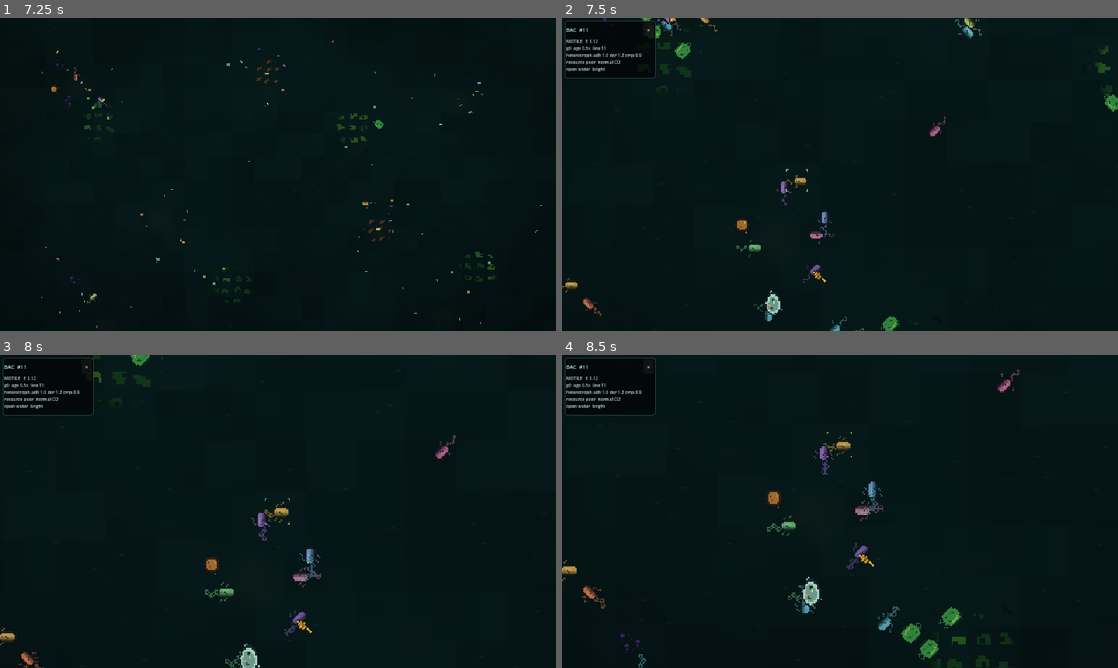
Above: before the commit, frames 1-4 (two rows, left to right).
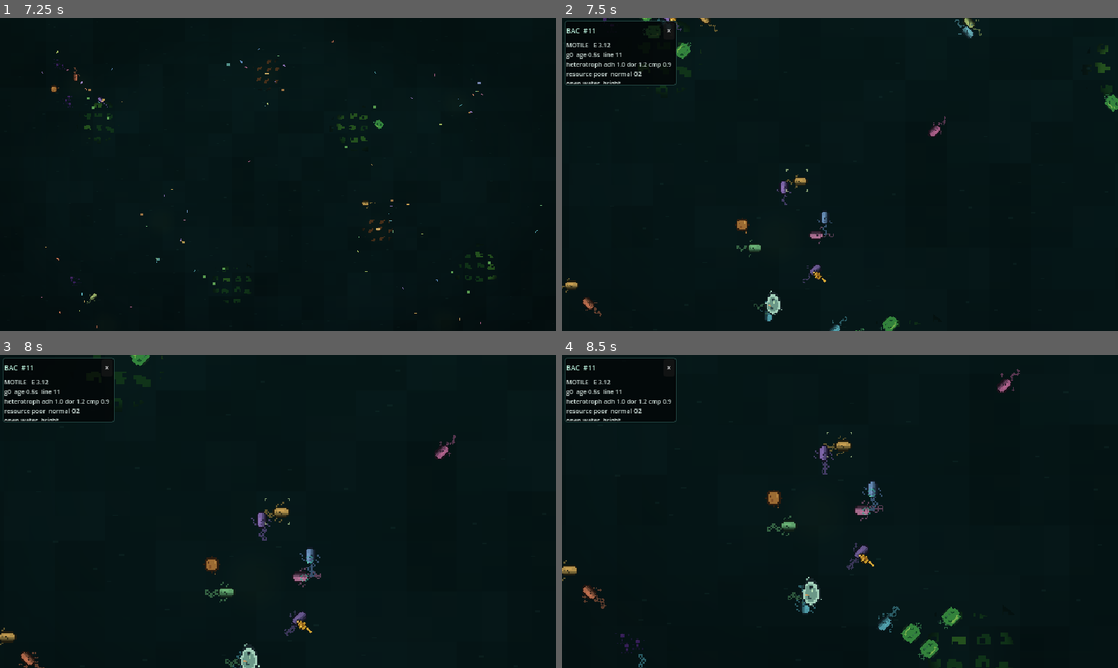
Above: after the commit, the same moments.

Repository: Rzbck/MicroC0re
Game: Godot game, scene res://src/app/main.tscn
Same seed, same stepped clock (60 frames per second), same inputs: the game is played once before the commit and once after it.
Inputs (mouse positions are in pixels of both pictures, inside the frame that each line leads up to):
- Up to frame 1 (7.25 s): tap Enter at 0.5, 5.75 s; move the mouse to (400, 158) at 0.52 s; hold D 0.53-1.25 s; tap F at 0.6 s; click (400, 158) at 0.67 s; tap Space at 0.77, 1.25, 3.77, 6.5, 6.77 s; drag from (166, 190) to (250, 237) at 1.27 s; move the mouse to (333, 105) at 2.02 s; hold D 2.03-2.75 s; tap N at 2.1 s; drag from (250, 237) to (111, 127) at 2.77 s; move the mouse to (444, 221) at 3.52 s; hold A 3.53-4.25 s; tap 2 at 3.6 s; drag from (111, 127) to (194, 96) at 4.27 s; move the mouse to (305, 174) at 5.02 s; hold S 5.03-5.75 s; tap 4 at 5.1 s; click (305, 174) at 5.17 s; drag from (194, 96) to (166, 190) at 5.77 s; move the mouse to (400, 158) at 6.52 s; hold W from 6.53 s (still down); tap R at 6.6 s
- Up to frame 2 (7.5 s): release W at 7.25 s; drag from (728, 190) to (812, 237) at 7.27 s
- Up to frame 3 (8 s): no input
- Up to frame 4 (8.5 s): move the mouse to (895, 442) at 8.02 s; hold S from 8.03 s (still down); tap 1 at 8.1 s

Frame 1 is identical in both runs. In frame 2, 1.1% of the frame differs, in the area x 0-21%, y 0-22%; in frame 3, 0.9%; in frame 4, 0.9%.

Commit message:
Fix inspector legibility and hypha silhouette

Diff:
--- a/src/app/microscope_ui.gd
+++ b/src/app/microscope_ui.gd
@@ -135,8 +135,8 @@
 	inspector_panel.anchor_bottom = 0.0
 	inspector_panel.offset_left = 3.0
 	inspector_panel.offset_top = 3.0
-	inspector_panel.offset_right = 108.0
-	inspector_panel.offset_bottom = 70.0
+	inspector_panel.offset_right = 132.0
+	inspector_panel.offset_bottom = 78.0
 	inspector_panel.mouse_filter = Control.MOUSE_FILTER_STOP
 	inspector_panel.add_theme_stylebox_override("panel", _panel_style(0.76))
 	inspector_panel.visible = false
@@ -154,15 +154,15 @@
 	inspector_title.text = "ORGANISM"
 	inspector_title.size_flags_horizontal = Control.SIZE_EXPAND_FILL
 	inspector_title.clip_text = true
-	inspector_title.add_theme_font_size_override("font_size", 6)
+	inspector_title.add_theme_font_size_override("font_size", 8)
 	inspector_title.add_theme_color_override("font_color", Color(0.75, 0.96, 0.88))
 	header.add_child(inspector_title)
 
 	var close := Button.new()
 	close.text = "×"
-	close.custom_minimum_size = Vector2(12.0, 12.0)
+	close.custom_minimum_size = Vector2(13.0, 13.0)
 	close.focus_mode = Control.FOCUS_NONE
-	close.add_theme_font_size_override("font_size", 6)
+	close.add_theme_font_size_override("font_size", 8)
 	close.pressed.connect(_emit_inspector_close)
 	header.add_child(close)
 
@@ -171,10 +171,11 @@
 	inspector_body.fit_content = false
 	inspector_body.scroll_active = false
 	inspector_body.selection_enabled = false
-	inspector_body.autowrap_mode = TextServer.AUTOWRAP_OFF
+	inspector_body.autowrap_mode = TextServer.AUTOWRAP_WORD_SMART
 	inspector_body.size_flags_vertical = Control.SIZE_EXPAND_FILL
-	inspector_body.add_theme_font_size_override("normal_font_size", 5)
-	inspector_body.add_theme_color_override("default_color", Color(0.76, 0.84, 0.82))
+	inspector_body.add_theme_font_size_override("normal_font_size", 7)
+	inspector_body.add_theme_color_override("default_color", Color(0.82, 0.88, 0.86))
+	inspector_body.add_theme_constant_override("line_separation", 0)
 	box.add_child(inspector_body)
 
 
--- a/src/app/pixel_hypha_atlas.gd
+++ b/src/app/pixel_hypha_atlas.gd
@@ -1,7 +1,7 @@
 extends RefCounted
 
-const WIDTH := 9
-const HEIGHT := 7
+const WIDTH := 7
+const HEIGHT := 5
 const KIND_SEGMENT := 0
 const KIND_TIP := 1
 const KIND_JUNCTION := 2
@@ -31,33 +31,40 @@
 
 
 func _draw(image: Image, kind: int, variant: int) -> void:
-	var outline := Color(0.19, 0.14, 0.10, 1.0)
-	var body := Color(0.78, 0.66, 0.40, 1.0)
-	var light := Color(0.98, 0.88, 0.58, 1.0)
-	var enzyme := Color(0.58, 0.84, 0.52, 0.86)
+	# Hyphae should read as fungal filaments, not orange cables. One source-pixel
+	# body thickness is intentional; tip/junction clusters provide readability.
+	var dark := Color(0.20, 0.16, 0.11, 1.0)
+	var body := Color(0.62, 0.55, 0.37, 1.0)
+	var light := Color(0.84, 0.78, 0.55, 1.0)
+	var enzyme := Color(0.45, 0.62, 0.39, 0.90)
 
 	match kind:
 		KIND_SEGMENT:
-			for x in range(1, 8):
-				_set_px(image, x, 3, body)
-				if x in [1, 7]:
-					_set_px(image, x, 2, outline)
-				if posmod(x + variant, 3) == 0:
-					_set_px(image, x, 2, light)
+			for x in range(1, 6):
+				_set_px(image, x, 2, body)
+			_set_px(image, 1, 2, dark)
+			_set_px(image, 5, 2, dark)
+			if variant == 1:
+				_set_px(image, 3, 1, light)
+			elif variant == 2:
+				_set_px(image, 4, 3, light)
 		KIND_TIP:
+			for x in range(1, 5):
+				_set_px(image, x, 2, body)
+			_set_px(image, 1, 2, dark)
+			_set_px(image, 4, 2, light)
+			_set_px(image, 5, 2, enzyme)
+			if variant == 1:
+				_set_px(image, 4, 1, light)
+			elif variant == 2:
+				_set_px(image, 4, 3, light)
+		KIND_JUNCTION:
 			for x in range(1, 6):
-				_set_px(image, x, 3, body)
-			_set_px(image, 5, 2, outline)
-			_set_px(image, 6, 3, light)
-			_set_px(image, 7, 3, enzyme)
-			_set_px(image, 6, 4, outline)
-		KIND_JUNCTION:
-			for x in range(1, 8):
-				_set_px(image, x, 3, body)
-			for y in range(1, 6):
-				_set_px(image, 4, y, body)
-			_set_px(image, 4, 3, light)
-			_set_px(image, 4 + (variant - 1), 2, enzyme)
+				_set_px(image, x, 2, body)
+			_set_px(image, 3, 1, body)
+			_set_px(image, 3, 3, body)
+			_set_px(image, 3, 2, light)
+			_set_px(image, 3 + (variant - 1), 1, enzyme)
 
 
 func _set_px(image: Image, x: int, y: int, color: Color) -> void:
Not shown, changed: docs/STATUS.md
